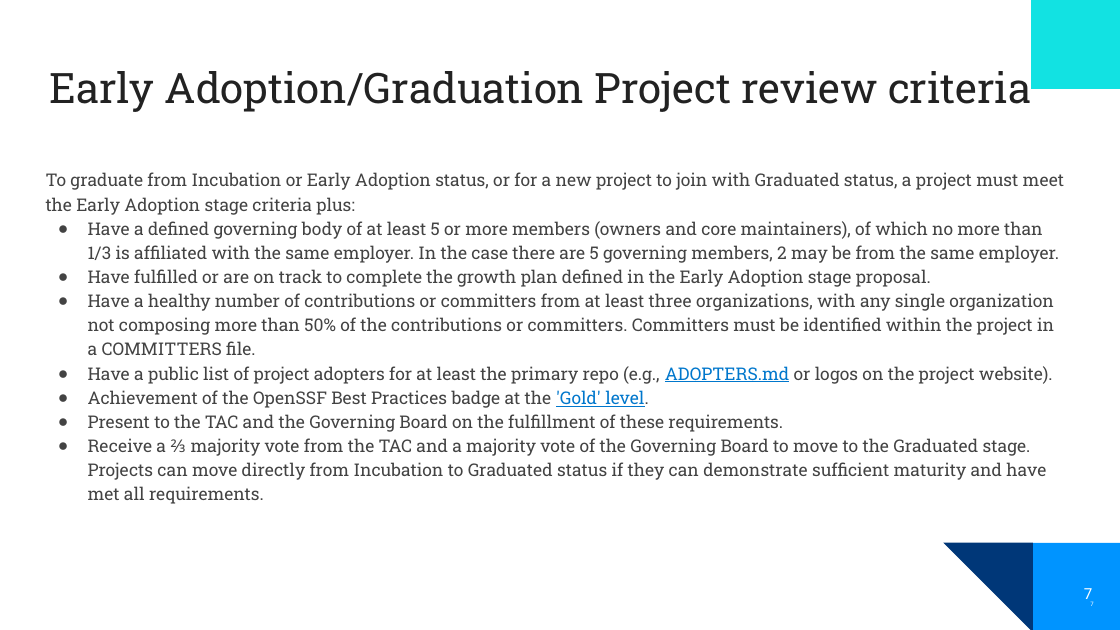
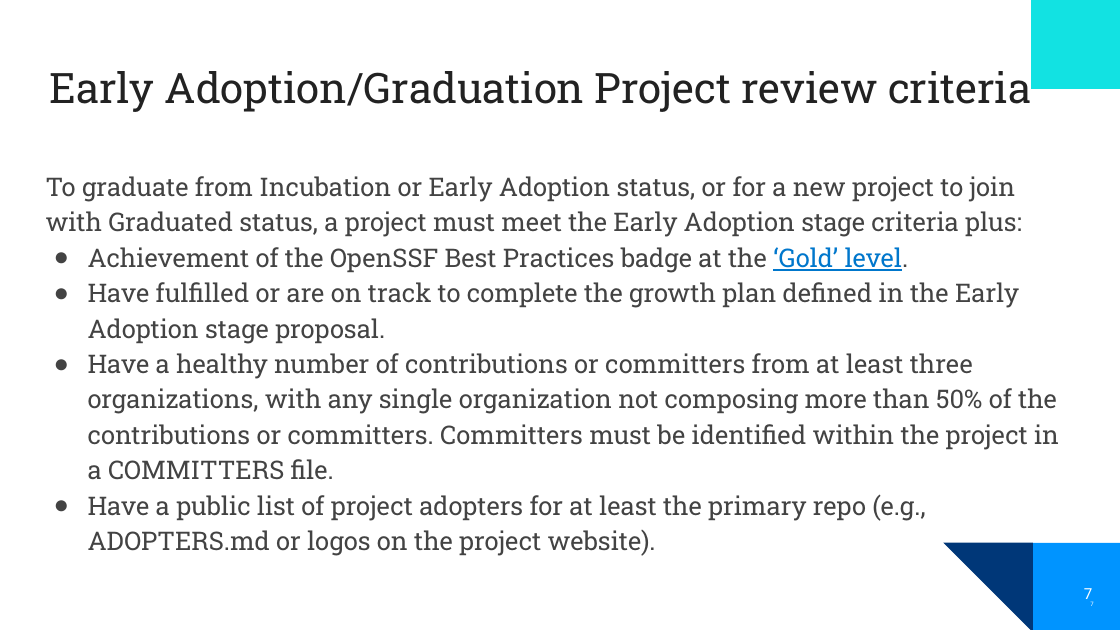
Before and after one commit to lf-energy/tac, a slide deck: slide 7 of process/annual_review_template.pptx. Drawn at 1120x630 pixels with LibreOffice and Linux fonts; fonts in the diff are those of the drawing; background and template pictures are left out. Boxes give left, top, right and bottom in pixels: in the first picture for what was removed or moved away, otherwise in the second. Text is boxed around its words. In the diff, an @@ line names an element or a change of style, - is before the commit and + after.

Commit message:
Align lifecycle requirements in review template

```diff
--- a/process/annual_review_template.pptx
+++ b/process/annual_review_template.pptx
@@ text at <box>46,176,1059,556</box>: size 15 to 22 pt; text colour #0077CC to #434343, underline off in "ADOPTERS.md"; indent changed @@
@@ text at <box>88,247,909,273</box>: text changed; size 15 to 22 pt @@
-● Have a defined governing body of at least 5 or more members (owners and core maintainers), of which no more than 1/3 is affiliated with the same employer. In the case there are 5 governing members, 2 may be from the same employer.
+● Achievement of the OpenSSF Best Practices badge at the ‘Gold’ level.
@@ text at <box>88,390,1046,504</box>: paragraphs removed @@
-● Achievement of the OpenSSF Best Practices badge at the 'Gold' level.
-● Present to the TAC and the Governing Board on the fulfillment of these requirements.
-● Receive a ⅔ majority vote from the TAC and a majority vote of the Governing Board to move to the Graduated stage. Projects can move directly from Incubation to Graduated status if they can demonstrate sufficient maturity and have met all requirements.
```
Also in this commit, not shown: 3 other slides changed.
